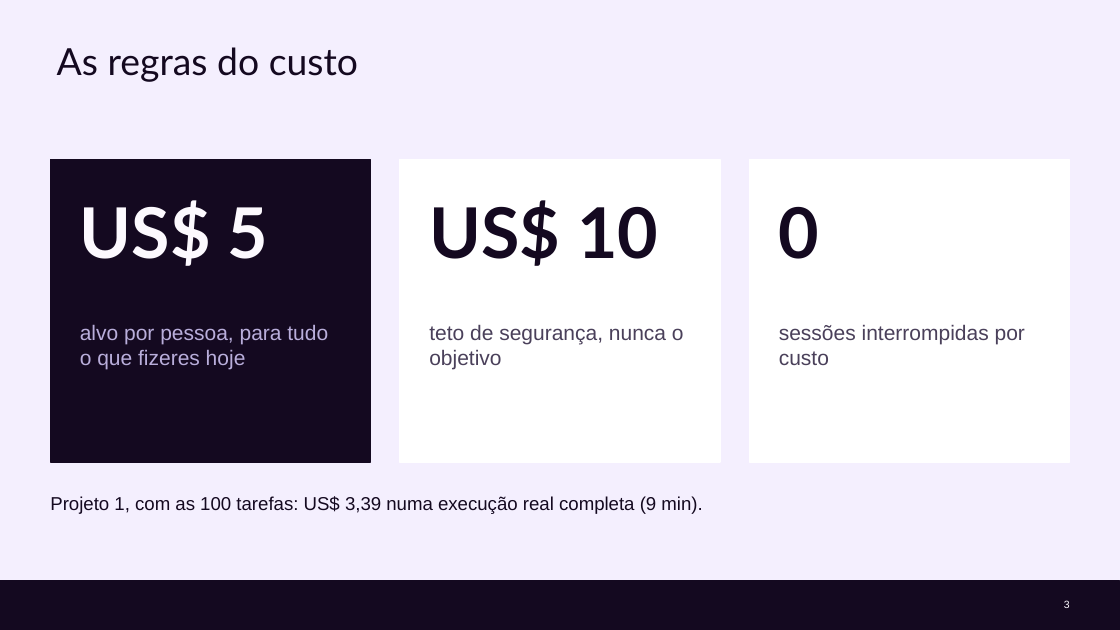
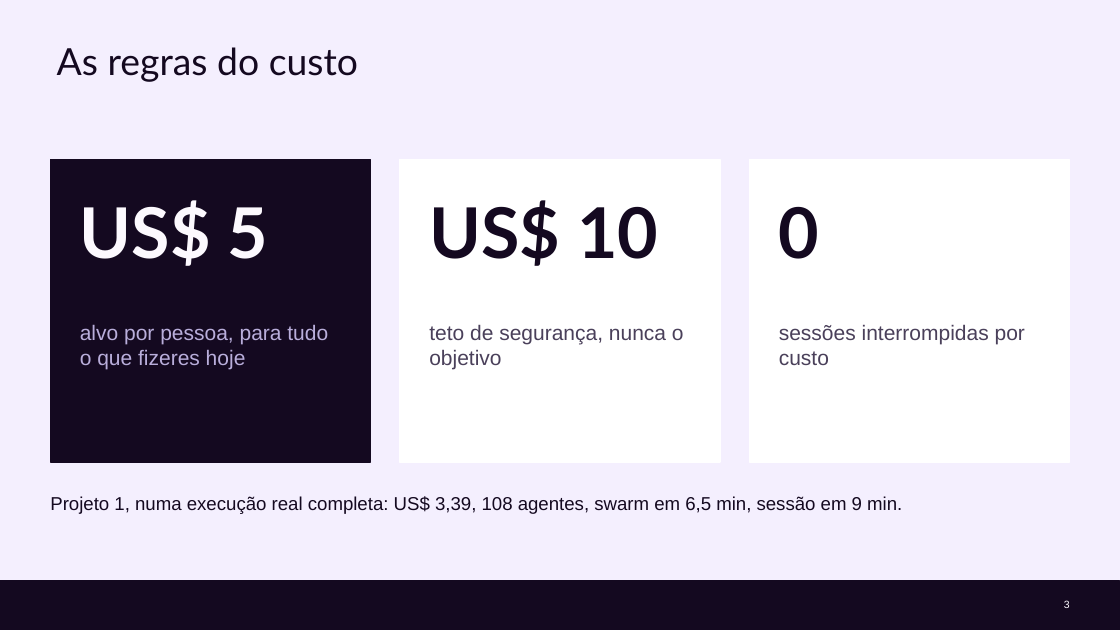
Before and after one commit to cx-guilherme-pinto/workshop-claude, a slide deck: slide 3 of slides/workshop.pptx. Drawn at 1120x630 pixels with LibreOffice and Linux fonts; fonts in the diff are those of the drawing; background and template pictures are left out. Boxes give left, top, right and bottom in pixels: in the first picture for what was removed or moved away, otherwise in the second. Text is boxed around its words. In the diff, an @@ line names an element or a change of style, - is before the commit and + after.

```diff
--- a/slides/workshop.pptx
+++ b/slides/workshop.pptx
@@ text at (50, 496, 902, 514): text changed @@
-Projeto 1, com as 100 tarefas: US$ 3,39 numa execução real completa (9 min).
+Projeto 1, numa execução real completa: US$ 3,39, 108 agentes, swarm em 6,5 min, sessão em 9 min.
```
Also in this commit, not shown: 29 other slides changed, 4 slides added, 7 slides removed, 11 other files.
